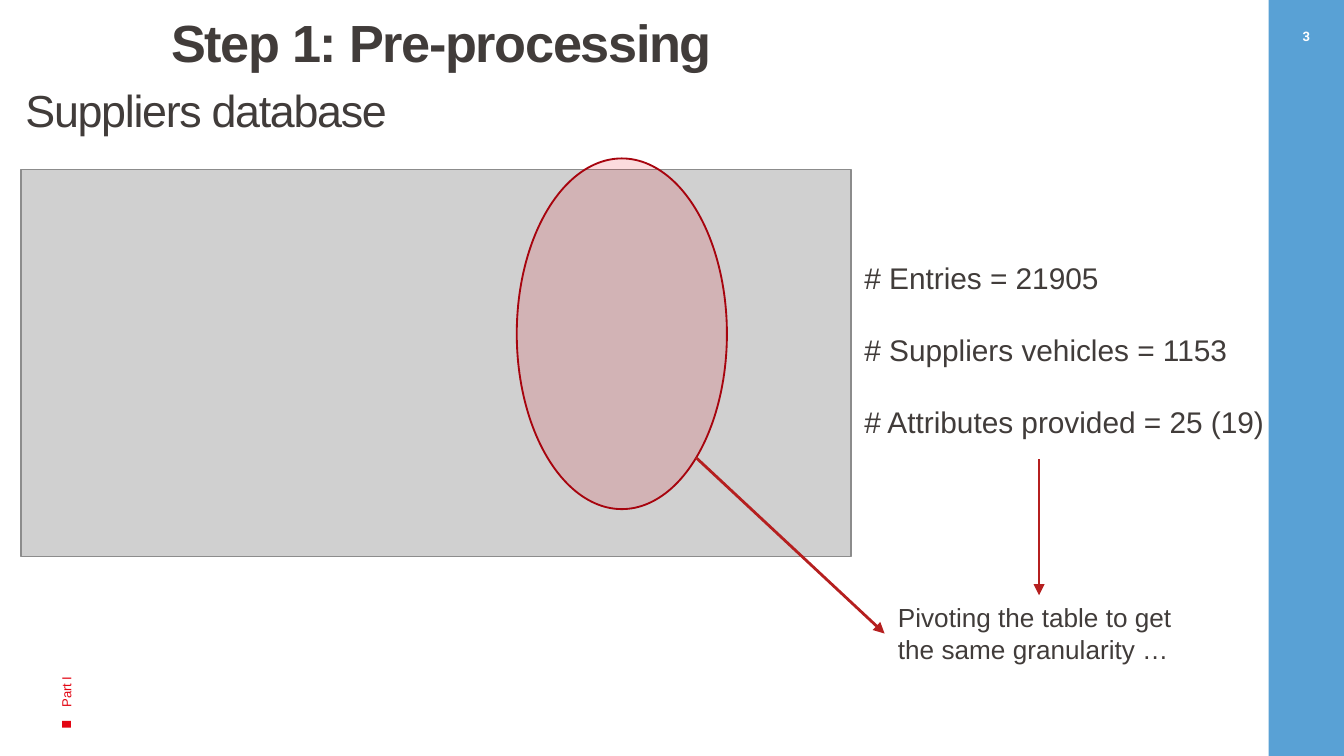
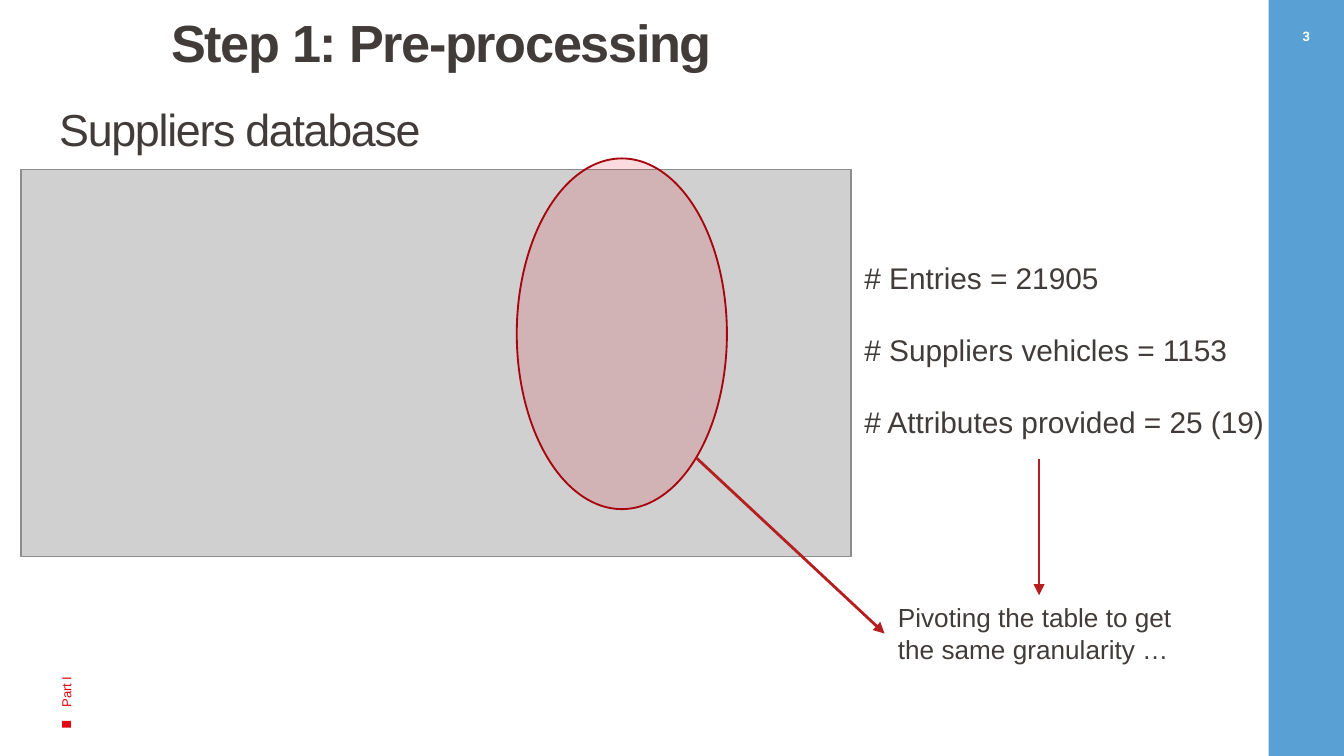
Before and after one commit to pierluigisegatto/Onedot_remote_data_task, a slide deck: slide 4 of customer_presentation/onedot_customer_presentation.pptx. Drawn at 1344x756 pixels with LibreOffice and Linux fonts; fonts in the diff are those of the drawing; grey boxes stand for pictures; background and template pictures are left out. Boxes give left, top, right and bottom in pixels: in the first picture for what was removed or moved away, otherwise in the second. Text is boxed around its words. In the diff, an @@ line names an element or a change of style, - is before the commit and + after.

```diff
--- a/customer_presentation/onedot_customer_presentation.pptx
+++ b/customer_presentation/onedot_customer_presentation.pptx
@@ text "Suppliers database": place and size @@
-text "Suppliers database" at [25,94,387,136]
+text "Suppliers database" at [59,113,420,155]
```
Also in this commit, not shown: 11 other slides changed, 2 other files.
